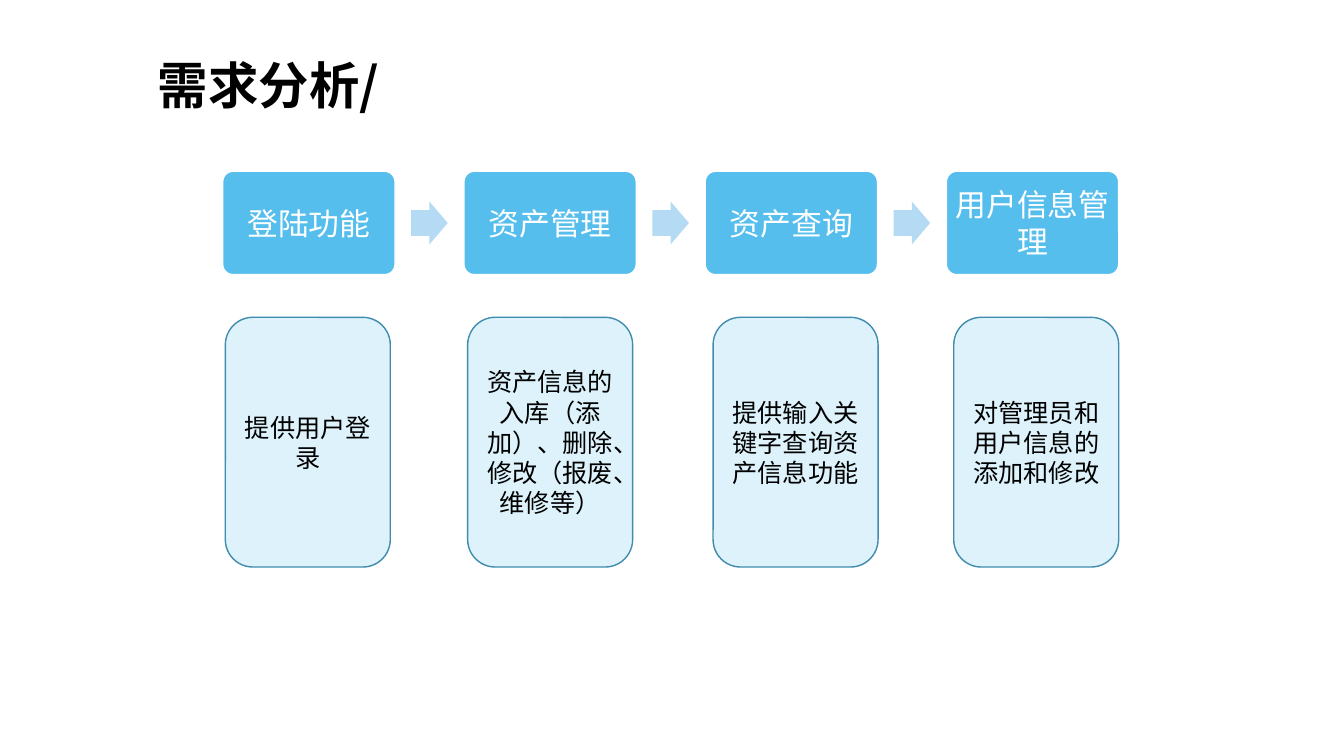
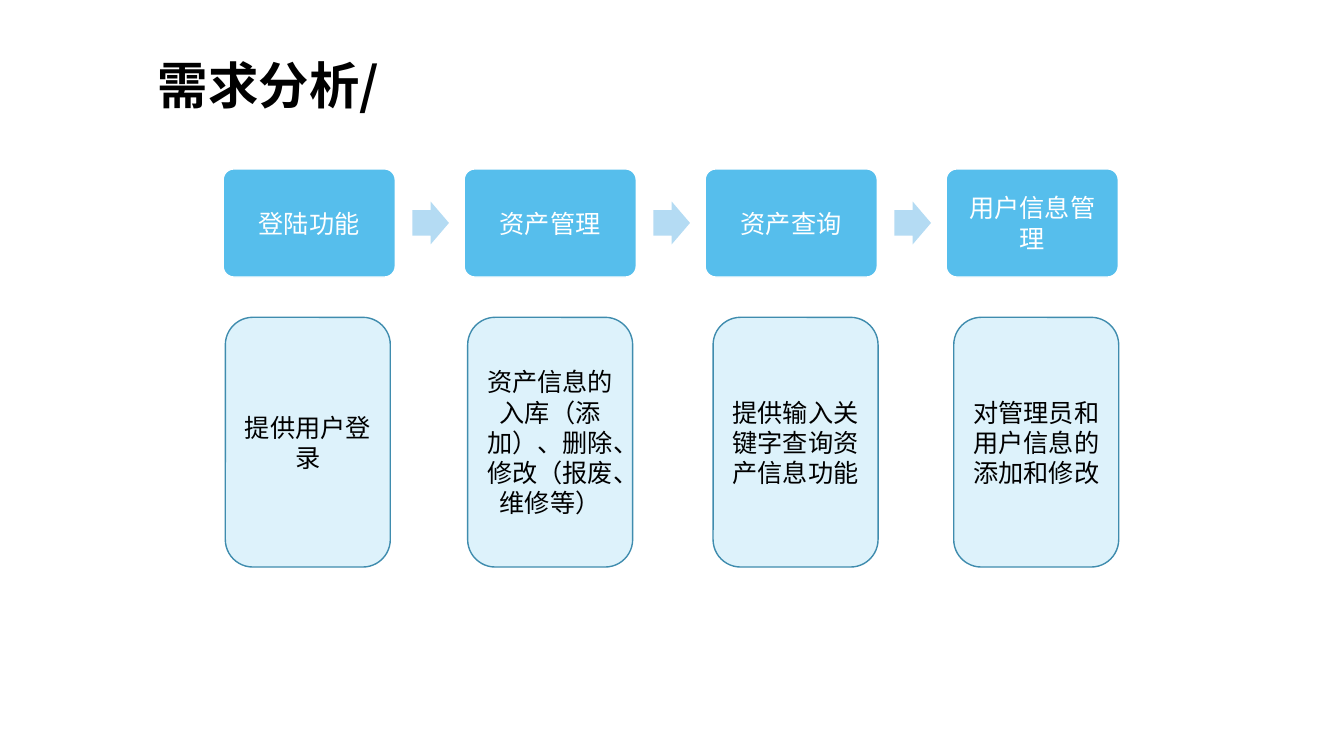
Before and after one commit to upc2018-2019-3/Team17Proj, a slide deck: slide 10 of 固定资产管理系统-17.pptx. Drawn at 1344x756 pixels with LibreOffice and Linux fonts; fonts in the diff are those of the drawing; background and template pictures are left out. Boxes give left, top, right and bottom in pixels: in the first picture for what was removed or moved away, otherwise in the second. Text is boxed around its words. In the diff, an @@ line names an element or a change of style, - is before the commit and + after.

```diff
--- a/固定资产管理系统-17.pptx
+++ b/固定资产管理系统-17.pptx
@@ size 22 to 18 pt; less space between paragraphs in 4 elements at (x1=969, y1=195, x2=1095, y2=249), (x1=741, y1=212, x2=842, y2=235), (x1=259, y1=212, x2=360, y2=235), (x1=500, y1=212, x2=601, y2=235) @@
```
Also in this commit, not shown: 3 other slides changed, 1 slide added, 1 other file.
